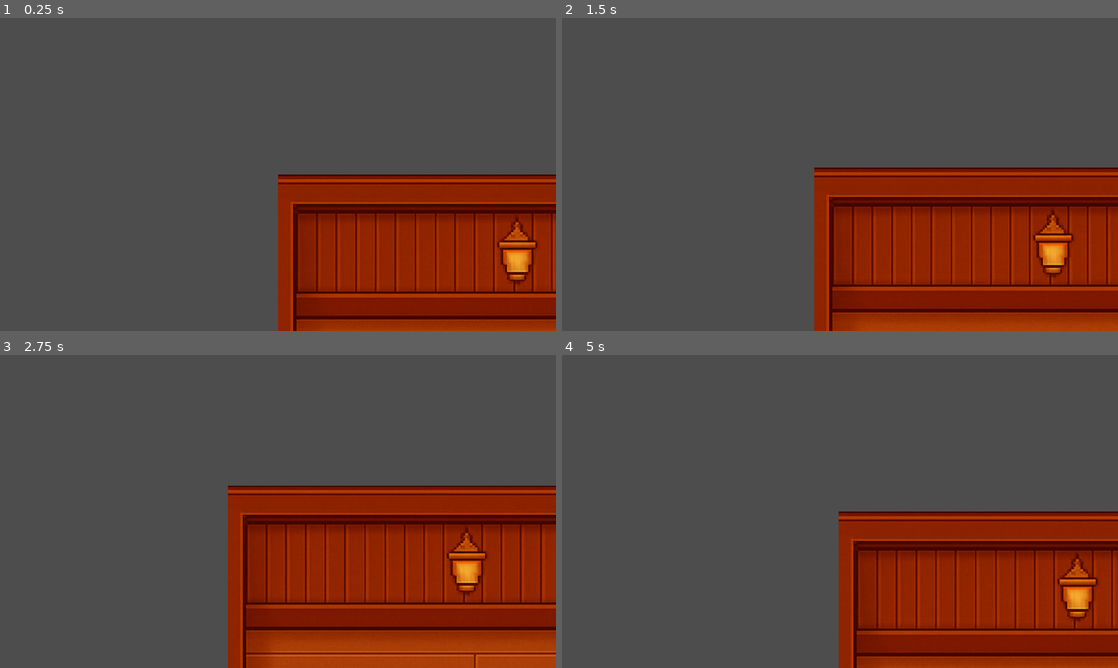
Above: before the commit, frames 1-4 (two rows, left to right).
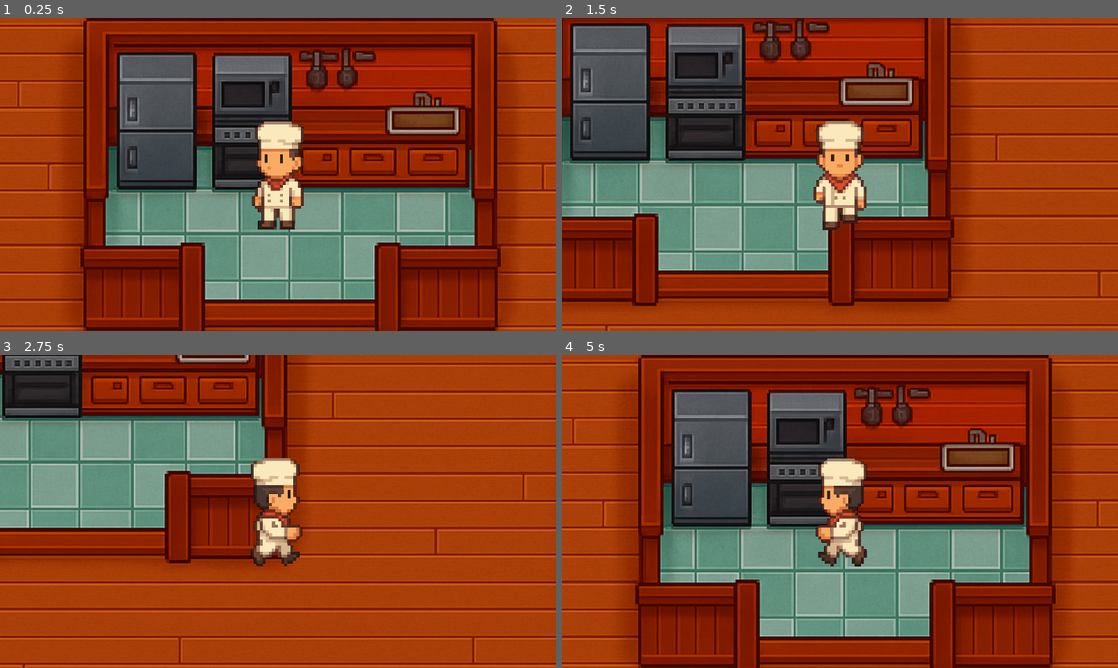
Above: after the commit, the same moments.

Repository: AlanLeo32/Rush---Dine
Game: Godot game, scene res://noche.tscn
Two runs of this game, one before a commit and one after it. Both use one fixed random seed, a clock stepped at 60 frames per second and the inputs below.
Inputs:
- Up to frame 1 (0.25 s): no input
- Up to frame 2 (1.5 s): tap Enter at 0.5 s; hold Right (ui_right) 0.53-1.28 s; hold Down (ui_down) from 1.28 s (still down)
- Up to frame 3 (2.75 s): release Down (ui_down) at 2.03 s; hold Right (ui_right) from 2.03 s (still down)
- Up to frame 4 (5 s): release Right (ui_right) at 2.78 s; hold Up (ui_up) 2.78-3.53 s; hold Left (ui_left) from 3.53 s (still down)

The runs differ from the first frame. In frame 1, 88% of the frame differs, in the area x 0-100%, y 0-100%; in frame 2, 84%; in frame 3, 88%; in frame 4, 88%.

Commit message:
Sprites de caminata y mov de personaje

Diff:
--- a/rush-n-dine/ControlMenu.gd
+++ b/rush-n-dine/ControlMenu.gd
@@ -4,6 +4,6 @@
 	var fondo = $Fondo  # Asegurate que el nodo se llame así
 
 	if Globales.dia:
-		fondo.texture = load("res://FondoDia.png")
+		fondo.texture = load("res://Fondos/FondoDia.png")
 	else:
-		fondo.texture = load("res://FondoNoche.png")
+		fondo.texture = load("res://Fondos/FondoNoche.png")
--- a/rush-n-dine/Globales.gd
+++ b/rush-n-dine/Globales.gd
@@ -4,7 +4,7 @@
 var nivel = 0
 var dinero = 0
 var reputacion = 0
-var dia= false
+var dia= true
 #Demas variables...
 
 
--- a/rush-n-dine/MovimientoJugador.gd
+++ b/rush-n-dine/MovimientoJugador.gd
@@ -1,11 +1,37 @@
 extends CharacterBody2D
 
-@export var velocidad := 120.0
+@export var velocidad := 500.0
+@onready var anim = $AnimatedSprite2D
 
 func _physics_process(delta):
-	var direccion := Vector2.ZERO
+	var direccion = Vector2.ZERO
+
 	direccion.x = Input.get_action_strength("ui_right") - Input.get_action_strength("ui_left")
 	direccion.y = Input.get_action_strength("ui_down") - Input.get_action_strength("ui_up")
 
 	velocity = direccion.normalized() * velocidad
 	move_and_slide()
+
+	# Reproducir la animación correspondiente
+	if direccion != Vector2.ZERO:
+		if abs(direccion.x) > abs(direccion.y):
+			if direccion.x > 0:
+				anim.play("Caminar Derecha")
+			else:
+				anim.play("Caminar Izquierda")
+		else:
+			if direccion.y > 0:
+				anim.play("Caminar Adelante")
+			else:
+				anim.play("Caminar Atras")
+	else:
+		# Animación en estado quieto según última dirección
+		var actual = anim.animation
+		if actual == "Caminar Adelante":
+			anim.play("Parado Frente")
+		elif actual == "Caminar Atras":
+			anim.play("Parado Detras")
+		elif actual == "Caminar Derecha":
+			anim.play("Parada Derecha")
+		elif actual == "Caminar Izquierda":
+			anim.play("Parada Izquierda")
--- a/rush-n-dine/menu_principal.tscn
+++ b/rush-n-dine/menu_principal.tscn
@@ -1,6 +1,6 @@
 [gd_scene load_steps=3 format=3 uid="uid://i5ycqiahul5l"]
 
-[ext_resource type="Texture2D" uid="uid://bs6blxd0qjuxx" path="res://FondoDia.png" id="1_bj1uy"]
+[ext_resource type="Texture2D" uid="uid://bs6blxd0qjuxx" path="res://Fondos/FondoDia.png" id="1_bj1uy"]
 [ext_resource type="Script" uid="uid://ilyfxnj55qam" path="res://ControlMenu.gd" id="1_gmcsc"]
 
 [node name="Menu principal" type="Node2D"]
--- a/rush-n-dine/noche.tscn
+++ b/rush-n-dine/noche.tscn
@@ -1,30 +1,166 @@
-[gd_scene load_steps=5 format=3 uid="uid://b06ljh2ch6dgm"]
+[gd_scene load_steps=21 format=3 uid="uid://b06ljh2ch6dgm"]
 
-[ext_resource type="Texture2D" uid="uid://bw1drquylkwba" path="res://FondoRestaurante.png" id="1_82aaw"]
+[ext_resource type="Texture2D" uid="uid://bw1drquylkwba" path="res://Fondos/FondoRestaurante.png" id="1_82aaw"]
 [ext_resource type="Script" uid="uid://48q3mwcmmijq" path="res://MovimientoJugador.gd" id="1_pgxyi"]
+[ext_resource type="Texture2D" uid="uid://ir3c0xvixyde" path="res://Sprites/Sprites Delante.png" id="3_6nrwb"]
+[ext_resource type="Texture2D" uid="uid://b8gt3vb00mww7" path="res://Sprites/SpritesProta.png" id="3_vcooc"]
+[ext_resource type="Texture2D" uid="uid://km7eg8oct0gn" path="res://Sprites/Sprites Atras.png" id="4_6nrwb"]
+
+[sub_resource type="AtlasTexture" id="AtlasTexture_rfyed"]
+atlas = ExtResource("3_6nrwb")
+region = Rect2(65, 100, 196, 384)
+
+[sub_resource type="AtlasTexture" id="AtlasTexture_8f3sa"]
+atlas = ExtResource("3_6nrwb")
+region = Rect2(321, 100, 196, 384)
+
+[sub_resource type="AtlasTexture" id="AtlasTexture_skj3d"]
+atlas = ExtResource("4_6nrwb")
+region = Rect2(60, 7, 200, 401)
+
+[sub_resource type="AtlasTexture" id="AtlasTexture_x1ebg"]
+atlas = ExtResource("4_6nrwb")
+region = Rect2(322, 7, 200, 401)
+
+[sub_resource type="AtlasTexture" id="AtlasTexture_cfkqm"]
+atlas = ExtResource("3_vcooc")
+region = Rect2(70, 430, 203, 379)
+
+[sub_resource type="AtlasTexture" id="AtlasTexture_a5igk"]
+atlas = ExtResource("3_vcooc")
+region = Rect2(334, 430, 203, 379)
+
+[sub_resource type="AtlasTexture" id="AtlasTexture_txkm7"]
+atlas = ExtResource("3_vcooc")
+region = Rect2(581, 1708, 197, 381)
+
+[sub_resource type="AtlasTexture" id="AtlasTexture_rpgi2"]
+atlas = ExtResource("3_vcooc")
+region = Rect2(320, 1708, 197, 381)
+
+[sub_resource type="AtlasTexture" id="AtlasTexture_5lbuo"]
+atlas = ExtResource("3_vcooc")
+region = Rect2(589, 425, 194, 383)
+
+[sub_resource type="AtlasTexture" id="AtlasTexture_l2i0l"]
+atlas = ExtResource("3_vcooc")
+region = Rect2(69, 1708, 194, 381)
+
+[sub_resource type="AtlasTexture" id="AtlasTexture_iyh7h"]
+atlas = ExtResource("3_vcooc")
+region = Rect2(61, 1287, 203, 402)
+
+[sub_resource type="AtlasTexture" id="AtlasTexture_1drtu"]
+atlas = ExtResource("3_vcooc")
+region = Rect2(70, 836, 203, 379)
+
+[sub_resource type="AtlasTexture" id="AtlasTexture_lvlro"]
+atlas = ExtResource("3_vcooc")
+region = Rect2(334, 836, 203, 379)
+
+[sub_resource type="SpriteFrames" id="SpriteFrames_pgxyi"]
+animations = [{
+"frames": [{
+"duration": 1.0,
+"texture": SubResource("AtlasTexture_rfyed")
+}, {
+"duration": 1.0,
+"texture": SubResource("AtlasTexture_8f3sa")
+}],
+"loop": true,
+"name": &"Caminar Adelante",
+"speed": 5.0
+}, {
+"frames": [{
+"duration": 1.0,
+"texture": SubResource("AtlasTexture_skj3d")
+}, {
+"duration": 1.0,
+"texture": SubResource("AtlasTexture_x1ebg")
+}],
+"loop": true,
+"name": &"Caminar Atras",
+"speed": 5.0
+}, {
+"frames": [{
+"duration": 1.0,
+"texture": SubResource("AtlasTexture_cfkqm")
+}, {
+"duration": 1.0,
+"texture": SubResource("AtlasTexture_a5igk")
+}],
+"loop": true,
+"name": &"Caminar Derecha",
+"speed": 5.0
+}, {
+"frames": [{
+"duration": 1.0,
+"texture": SubResource("AtlasTexture_txkm7")
+}, {
+"duration": 1.0,
+"texture": SubResource("AtlasTexture_rpgi2")
+}],
+"loop": true,
+"name": &"Caminar Izquierda",
+"speed": 5.0
+}, {
+"frames": [{
+"duration": 1.0,
+"texture": SubResource("AtlasTexture_5lbuo")
+}],
+"loop": true,
+"name": &"Parada Derecha",
+"speed": 5.0
+}, {
+"frames": [{
+"duration": 1.0,
+"texture": SubResource("AtlasTexture_l2i0l")
+}],
+"loop": true,
+"name": &"Parada Izquierda",
+"speed": 5.0
+}, {
+"frames": [{
+"duration": 1.0,
+"texture": SubResource("AtlasTexture_iyh7h")
+}],
+"loop": true,
+"name": &"Parado Detras",
+"speed": 5.0
+}, {
+"frames": [{
+"duration": 8.0,
+"texture": SubResource("AtlasTexture_1drtu")
+}, {
+"duration": 1.0,
+"texture": SubResource("AtlasTexture_lvlro")
+}],
+"loop": true,
+"name": &"Parado Frente",
+"speed": 5.0
+}]
 
 [sub_resource type="RectangleShape2D" id="RectangleShape2D_pgxyi"]
-
-[sub_resource type="SpriteFrames" id="SpriteFrames_dhhgg"]
-animations = []
+size = Vector2(200, 411)
 
 [node name="Noche" type="Node2D"]
 
+[node name="Sprite2D" type="Sprite2D" parent="."]
+scale = Vector2(3.5, 3.5)
+texture = ExtResource("1_82aaw")
+centered = false
+
 [node name="CharacterBody2D" type="CharacterBody2D" parent="."]
+position = Vector2(1750, 1750)
 script = ExtResource("1_pgxyi")
+
+[node name="AnimatedSprite2D" type="AnimatedSprite2D" parent="CharacterBody2D"]
+sprite_frames = SubResource("SpriteFrames_pgxyi")
+animation = &"Caminar Izquierda"
 
 [node name="CollisionShape2D" type="CollisionShape2D" parent="CharacterBody2D"]
 shape = SubResource("RectangleShape2D_pgxyi")
 
 [node name="Camera2D" type="Camera2D" parent="CharacterBody2D"]
 
-[node name="AnimatedSprite2D" type="AnimatedSprite2D" parent="CharacterBody2D"]
-sprite_frames = SubResource("SpriteFrames_dhhgg")
-animation = &""
-
-[node name="Sprite2D" type="Sprite2D" parent="."]
-scale = Vector2(3.5, 3.5)
-texture = ExtResource("1_82aaw")
-centered = false
-
 [node name="CollisionShape2D" type="CollisionShape2D" parent="."]
--- a/rush-n-dine/pantalla_de_carga.tscn
+++ b/rush-n-dine/pantalla_de_carga.tscn
@@ -1,6 +1,6 @@
 [gd_scene load_steps=5 format=3 uid="uid://dwetbwewuxu3f"]
 
-[ext_resource type="Texture2D" uid="uid://c7igv34w0xg1e" path="res://FondoCarga.png" id="1_35hou"]
+[ext_resource type="Texture2D" uid="uid://c7igv34w0xg1e" path="res://Fondos/FondoCarga.png" id="1_35hou"]
 [ext_resource type="Script" uid="uid://du5i4o00n3mi6" path="res://carga.gd" id="1_nl72e"]
 [ext_resource type="Script" uid="uid://ilfeaswbe2is" path="res://Animacion.gd" id="2_pjvae"]
 
Binary file added: rush-n-dine/Fondos/FondoCarga.png
Not shown, added: rush-n-dine/Fondos/FondoCarga.png.import
Binary file added: rush-n-dine/Fondos/FondoDia.png
Not shown, added: rush-n-dine/Fondos/FondoDia.png.import
Binary file added: rush-n-dine/Fondos/FondoNoche.png
Not shown, added: rush-n-dine/Fondos/FondoNoche.png.import
Binary file added: rush-n-dine/Fondos/FondoRestaurante.png
Not shown, added: rush-n-dine/Fondos/FondoRestaurante.png.import
Binary file added: rush-n-dine/Sprites/Sprites Atras.png
Not shown, added: rush-n-dine/Sprites/Sprites Atras.png.import
Binary file added: rush-n-dine/Sprites/Sprites Delante.png
Not shown, added: rush-n-dine/Sprites/Sprites Delante.png.import
(and 2 more such lines)
